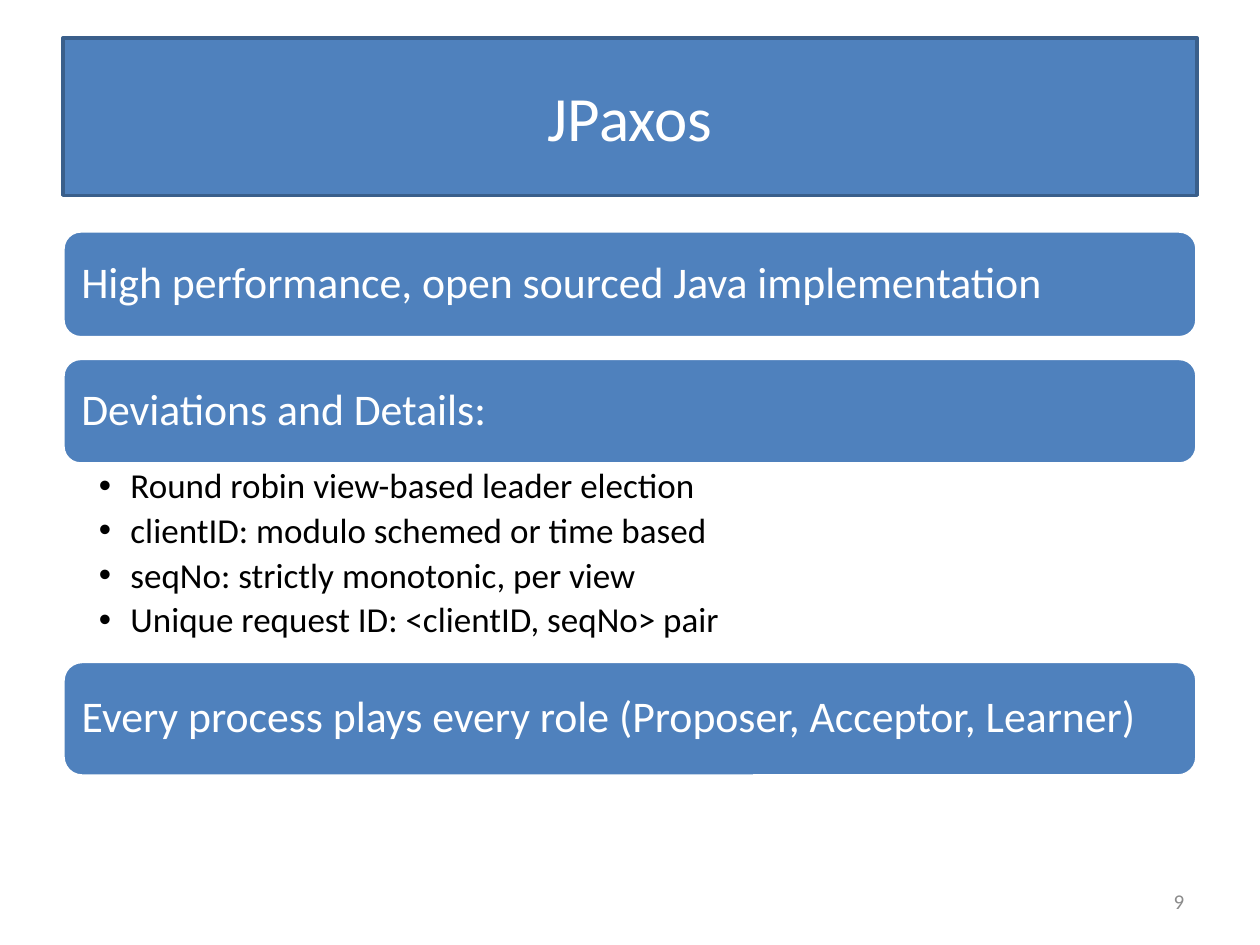
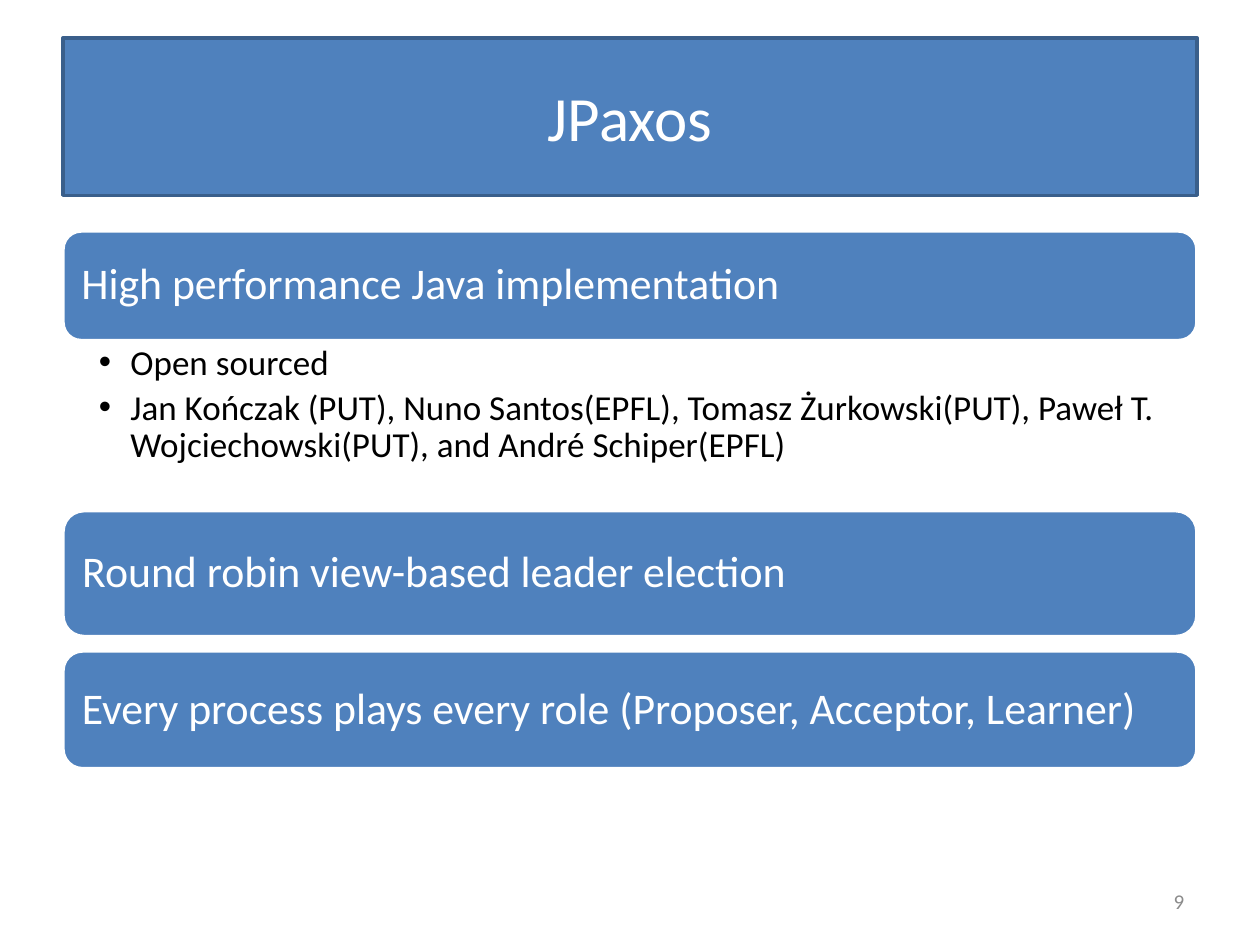
Before and after one commit to Slania/JPaxos-1, a slide deck: slide 9 of Paxos based directory updates for geo-replicated cloud storage.pptx. Drawn at 1260x945 pixels with LibreOffice and Linux fonts; fonts in the diff are those of the drawing. Boxes give left, top, right and bottom in pixels: in the first picture for what was removed or moved away, otherwise in the second. Text is boxed around its words. In the diff, an @@ line names an element or a change of style, - is before the commit and + after.

Commit message:
Sri | Updated draft, ppt

```diff
--- a/Paxos based directory updates for geo-replicated cloud storage.pptx
+++ b/Paxos based directory updates for geo-replicated cloud storage.pptx
@@ text at <box>81,268,779,307</box>: text changed @@
-High performance, open sourced Java implementation
+High performance Java implementation
@@ text added at <box>130,350,1153,463</box>, 20 pt, text #000000 @@
+  •• Open sourced
+  •• Jan Kończak (PUT), Nuno Santos(EPFL), Tomasz Żurkowski(PUT), Paweł T. Wojciechowski(PUT), and André Schiper(EPFL)
@@ text removed at <box>81,394,486,426</box> @@
-Deviations and Details:
@@ rounded rectangle: place and size @@
-rounded rectangle at <box>63,359,1197,465</box>
+rounded rectangle at <box>63,510,1197,636</box>
@@ text "Round robin view-based leader election": place and size @@
-text "Round robin view-based leader election" at <box>130,473,718,638</box>
+text "Round robin view-based leader election" at <box>82,556,785,588</box>
@@ text "Round robin view-based leader election" at <box>82,556,785,588</box>: size 20 to 25 pt, text colour #000000 to #FFFFFF; bullet •• to none; list level 2 to 1 in "Round robin view-based leader election"; vertical alignment top to middle @@
@@ text at <box>130,518,718,638</box>: paragraphs removed @@
-  •• clientID: modulo schemed or time based
-  •• seqNo: strictly monotonic, per view
-  •• Unique request ID: <clientID, seqNo> pair
@@ rounded rectangle: place and size @@
-rounded rectangle at <box>63,662,1197,776</box>
+rounded rectangle at <box>63,651,1197,769</box>
@@ text "Every process plays every role ...": place and size @@
-text "Every process plays every role ..." at <box>82,700,1135,739</box>
+text "Every process plays every role ..." at <box>82,692,1135,731</box>
```
Also in this commit, not shown: 8 other slides changed, 2 slides added, 1 other file.
